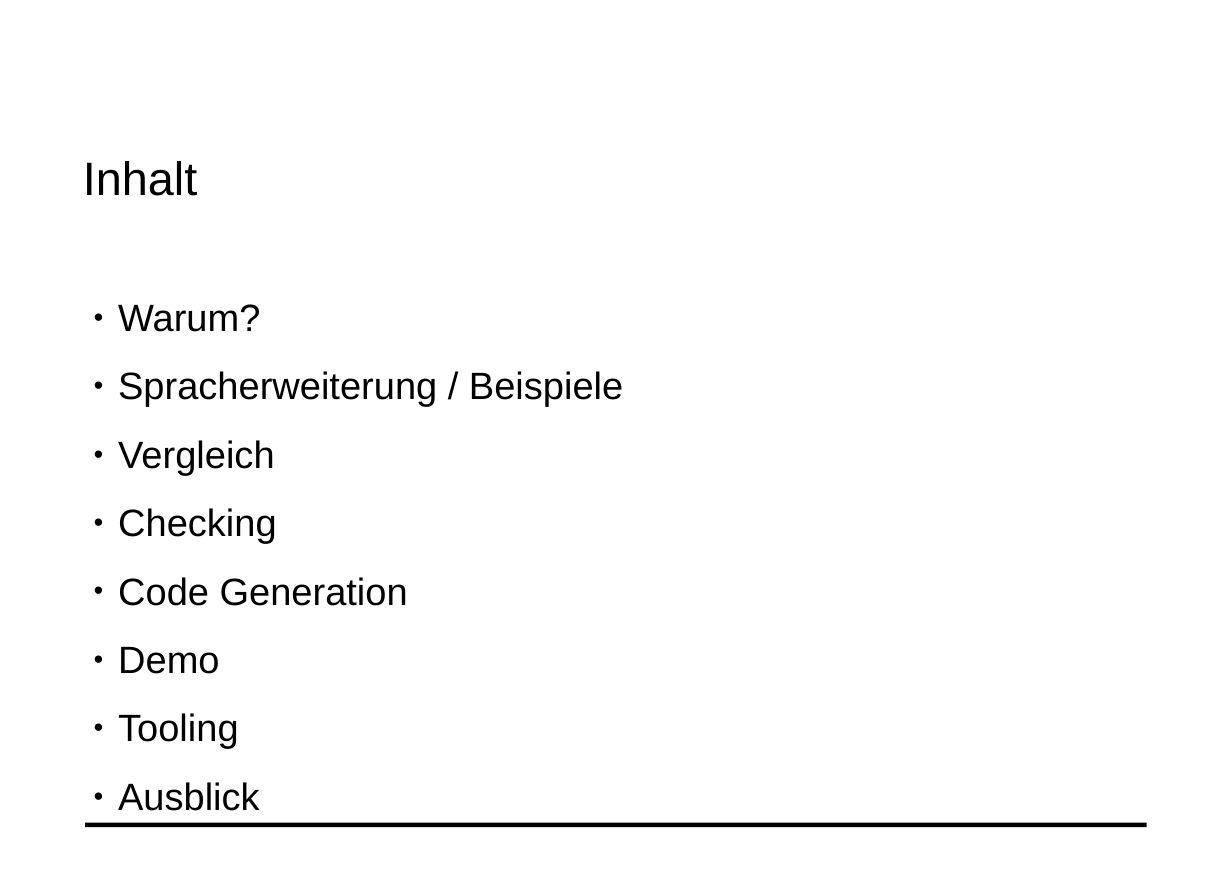
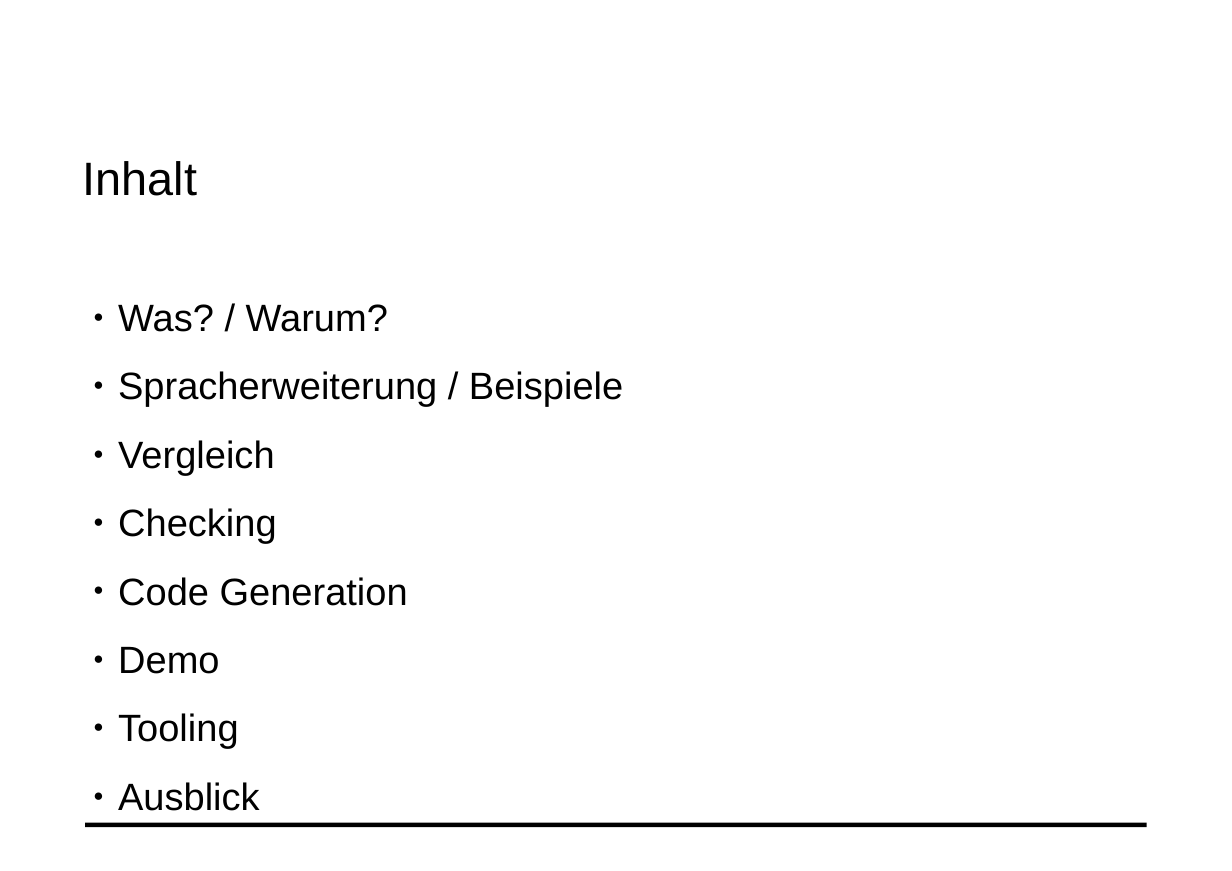
Before and after one commit to fluescher/iml-compiler, a slide deck: slide 2 of IML-Conditions.odp. Drawn at 1232x871 pixels with LibreOffice and Linux fonts; fonts in the diff are those of the drawing; background and template pictures are left out. Boxes give left, top, right and bottom in pixels: in the first picture for what was removed or moved away, otherwise in the second. Text is boxed around its words. In the diff, an @@ line names an element or a change of style, - is before the commit and + after.

```diff
--- a/IML-Conditions.odp
+++ b/IML-Conditions.odp
@@ text at (x1=118, y1=304, x2=388, y2=332): text changed @@
-● Warum?
+● Was? / Warum?
```
Also in this commit, not shown: 6 slides added.
